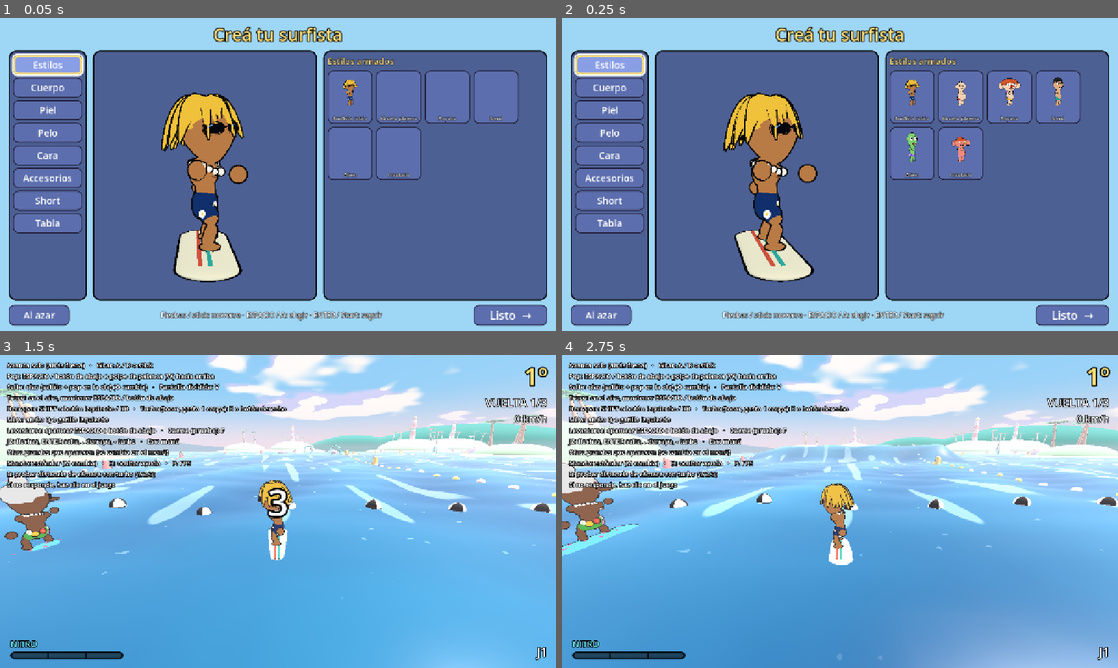
Above: before the commit, frames 1-4 (two rows, left to right).
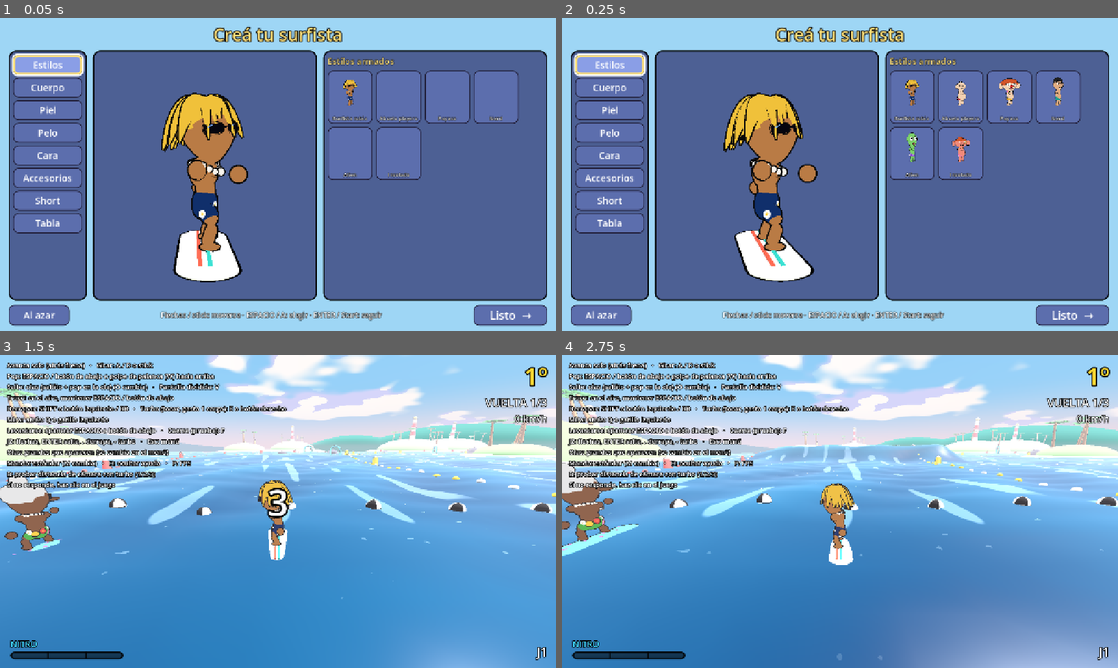
Above: after the commit, the same moments.

Repository: asimplesurfer/simplesurf
Game: Godot game, scene res://ui/menus/character_select.tscn
The game is run twice, just before and just after one commit, with the same random seed, the same clock (stepped at 60 frames per second) and the same inputs. Sound files missing from this copy of the repository are replaced by a short silence.
Inputs (mouse positions are in pixels of both pictures, inside the frame that each line leads up to):
- Up to frame 1 (0.05 s): no input
- Up to frame 2 (0.25 s): no input
- Up to frame 3 (1.5 s): tap Enter (ui_accept) at 0.5, 0.77 s; move the mouse to (400, 495) at 0.52 s; hold D (p1_right) 0.53-1.25 s; hold Space (p1_a) 0.53-1.25 s; click (400, 495) at 0.67 s; drag from (166, 527) to (250, 574) at 1.27 s
- Up to frame 4 (2.75 s): move the mouse to (895, 442) at 2.02 s; hold D (p1_right) from 2.03 s (still down); tap Shift (p1_drift) at 2.1 s

The runs differ from the first frame. In frame 1, 1.3% of the frame differs, in the area x 31-43%, y 68-84%; in frame 2, 1.3%; in frame 3, 42%, in the area x 0-100%, y 4-100%; in frame 4, 34%.

Commit message:
Vuelta atrás de la paleta pastel (salvo cielo y menú)
- Vuelven a como estaban: el agua, la luz (sol y ambiente), los colores
  de islas, boyas, círculos, rocas, atolón y modo libre, el HUD, la
  pantalla de resultados y la compensación de luz de los materiales.
- Se quedan: el cielo pastel, el menú y el color de la bruma lejana (tiene
  que ser igual al horizonte del cielo para que no se vea un corte).
- palette.gd queda solo con los colores del menú.

Co-Authored-By: Claude Opus 5.5 <noreply@anthropic.com>
Claude-Session: https://claude.ai/code/session_0158oNfJa2g5qsqyuATh8Mjh

Diff:
--- a/core/visual/palette.gd
+++ b/core/visual/palette.gd
@@ -1,34 +1,10 @@
 class_name Palette
 extends RefCounted
-## Paleta del juego: tonos pastel de playa y verano (suaves, claros, que se
-## lleven bien entre sí). Todo lo que tiene color propio lo toma de acá, así
-## se ajusta en un solo lugar. (La tormenta usa sus propios tonos grises: ver
-## storm.gd.)
+## Colores del menú (creador de personaje y armado de partida): tonos suaves
+## de playa, en un solo lugar para ajustarlos fácil.
 
-# Playa e islas
-const SAND := Color(0.98, 0.83, 0.64)
-const GRASS := Color(0.6, 0.87, 0.62)
-const LEAVES := Color(0.42, 0.78, 0.56)
-const TRUNK := Color(0.84, 0.66, 0.52)
-const ROCK := Color(0.62, 0.63, 0.74)
-const VOLCANO := Color(0.66, 0.56, 0.58)
-const LAVA := Color(1.0, 0.6, 0.45)
-const STONE := Color(0.76, 0.7, 0.72)
-const MOSS := Color(0.55, 0.8, 0.6)
-const WOOD := Color(0.72, 0.55, 0.45)
-const SAIL := Color(1.0, 0.96, 0.9)
-
-# Colores vivos pero suaves (boyas, círculos, carteles)
-const WHITE := Color(1.0, 0.98, 0.96)
-const CORAL := Color(1.0, 0.56, 0.55)
+## Amarillo de títulos y del cuadrado elegido.
 const BUTTER := Color(1.0, 0.88, 0.48)
-const AQUA := Color(0.42, 0.9, 0.92)
-const PEACH := Color(1.0, 0.72, 0.52)
-const LILAC := Color(0.76, 0.68, 0.98)
-const PINK := Color(1.0, 0.66, 0.82)
-const MINT := Color(0.58, 0.95, 0.74)
-
-# Interfaz (menú, HUD)
 const UI_SKY := Color(0.62, 0.84, 0.96)
 const UI_PANEL := Color(0.25, 0.3, 0.52, 0.86)
 const UI_TILE := Color(0.36, 0.43, 0.68)
--- a/core/visual/toon_material.gd
+++ b/core/visual/toon_material.gd
@@ -5,17 +5,10 @@
 const OUTLINE_SHADER := preload("res://assets/shaders/outline.gdshader")
 
 
-## Cuánto ilumina la escena de día (sol + luz ambiente) la cara iluminada de un
-## objeto. El color que se pide es el que se VE iluminado: se divide por esto,
-## así los tonos pastel no se queman a blanco.
-const LIT := 1.35
-
-
 ## Material con sombreado tipo cartoon y contorno. outline_width = 0 lo quita.
-## `color` es como se ve con luz de día.
 static func make(color: Color, outline_width: float = 0.035) -> StandardMaterial3D:
 	var m := StandardMaterial3D.new()
-	m.albedo_color = Color(color.r / LIT, color.g / LIT, color.b / LIT, color.a)
+	m.albedo_color = color
 	m.diffuse_mode = BaseMaterial3D.DIFFUSE_TOON
 	m.specular_mode = BaseMaterial3D.SPECULAR_TOON
 	m.roughness = 0.8
--- a/main.tscn
+++ b/main.tscn
@@ -19,8 +19,8 @@
 background_mode = 2
 sky = SubResource("Sky_tropical")
 ambient_light_source = 2
-ambient_light_color = Color(0.92, 0.9, 1, 1)
-ambient_light_energy = 0.6
+ambient_light_color = Color(0.75, 0.88, 1, 1)
+ambient_light_energy = 0.45
 reflected_light_source = 1
 fog_enabled = true
 fog_light_color = Color(0.93, 0.9, 0.96, 1)
@@ -34,8 +34,7 @@
 
 [node name="Sun" type="DirectionalLight3D" parent="."]
 rotation = Vector3(-0.96, 0.61, 0)
-light_color = Color(1, 0.97, 0.92, 1)
-light_energy = 0.85
+light_energy = 1.1
 shadow_enabled = true
 directional_shadow_max_distance = 50.0
 
--- a/sandbox.tscn
+++ b/sandbox.tscn
@@ -18,8 +18,8 @@
 background_mode = 2
 sky = SubResource("Sky_tropical")
 ambient_light_source = 2
-ambient_light_color = Color(0.92, 0.9, 1, 1)
-ambient_light_energy = 0.6
+ambient_light_color = Color(0.75, 0.88, 1, 1)
+ambient_light_energy = 0.45
 reflected_light_source = 1
 fog_enabled = true
 fog_light_color = Color(0.93, 0.9, 0.96, 1)
@@ -33,8 +33,7 @@
 
 [node name="Sun" type="DirectionalLight3D" parent="."]
 rotation = Vector3(-0.96, 0.61, 0)
-light_color = Color(1, 0.97, 0.92, 1)
-light_energy = 0.85
+light_energy = 1.1
 shadow_enabled = true
 directional_shadow_max_distance = 50.0
 
--- a/ui/hud/hud.gd
+++ b/ui/hud/hud.gd
@@ -6,9 +6,9 @@
 
 @export var rider_path: NodePath
 
-const PROMPT_COLOR := Palette.BUTTER
-const NITRO_COLOR := Palette.AQUA
-const BAD_COLOR := Palette.CORAL
+const PROMPT_COLOR := Color(1.0, 0.86, 0.2)
+const NITRO_COLOR := Color(0.25, 0.85, 1.0)
+const BAD_COLOR := Color(1.0, 0.4, 0.35)
 const SPEED_LINES_SHADER := preload("res://ui/shaders/speed_lines.gdshader")
 const SPLASH_SHADER := preload("res://ui/shaders/wave_splash.gdshader")
 ## Duración del efecto de atravesar una ola (s): golpe de agua y gotas que chorrean.
@@ -32,13 +32,13 @@
 
 ## Colores del contador de trucos: cuanto más vueltas, más "caliente".
 const TRICK_COLORS: Array[Color] = [
-	Palette.WHITE,
-	Palette.AQUA,
-	Palette.MINT,
-	Palette.BUTTER,
-	Palette.PEACH,
-	Palette.CORAL,
-	Palette.PINK,
+	Color(1.0, 1.0, 1.0),
+	Color(0.45, 0.9, 1.0),
+	Color(0.5, 1.0, 0.5),
+	Color(1.0, 0.9, 0.25),
+	Color(1.0, 0.6, 0.2),
+	Color(1.0, 0.32, 0.3),
+	Color(1.0, 0.35, 0.9),
 ]
 
 const COMPACT_SCALE := 0.6
@@ -262,7 +262,7 @@
 		_waves_box.visible = true
 		var level := GameSettings.sandbox_wave_level
 		for k in _wave_bars.size():
-			_wave_bars[k].color = Palette.AQUA if k < level else Color(0.0, 0.0, 0.0, 0.45)
+			_wave_bars[k].color = Color(0.3, 0.85, 1.0) if k < level else Color(0.0, 0.0, 0.0, 0.45)
 		_center_label.visible = _center_time > 0.0
 	elif _race():
 		var race := _race()
--- a/ui/race/results_panel.gd
+++ b/ui/race/results_panel.gd
@@ -42,7 +42,7 @@
 	_panel.offset_top = -170.0
 	_panel.offset_bottom = 170.0
 	var style := StyleBoxFlat.new()
-	style.bg_color = Palette.UI_PANEL
+	style.bg_color = Color(0.02, 0.1, 0.2, 0.85)
 	style.set_corner_radius_all(18)
 	style.set_border_width_all(4)
 	style.border_color = Color.BLACK
@@ -54,10 +54,10 @@
 	var box := VBoxContainer.new()
 	box.add_theme_constant_override("separation", 14)
 	_panel.add_child(box)
-	box.add_child(_label("Resultados", 44, Palette.BUTTER))
+	box.add_child(_label("Resultados", 44, Color(1.0, 0.86, 0.2)))
 	_list = _label("", 30, Color.WHITE)
 	box.add_child(_list)
-	box.add_child(_label("R o Start: otra carrera\nC o Esc: cambiar personaje", 18, Palette.UI_SOFT_TEXT))
+	box.add_child(_label("R o Start: otra carrera\nC o Esc: cambiar personaje", 18, Color(0.8, 0.9, 1.0)))
 
 
 func _label(text: String, font_size: int, color: Color) -> Label:
--- a/world/course/course_markers.gd
+++ b/world/course/course_markers.gd
@@ -56,8 +56,8 @@
 ## Bordes de la pista: una corchera continua a cada lado (flotadores cada
 ## pocos metros, de dos colores) y boyas grandes cada tanto para verlas de lejos.
 func _build_buoys() -> void:
-	var yellow := Palette.BUTTER
-	var red := Palette.CORAL
+	var yellow := Color(1.0, 0.82, 0.2)
+	var red := Color(0.95, 0.28, 0.25)
 	# Adentro (derecha del que corre) amarilla; afuera (izquierda) roja.
 	_add_rope(-half_width, yellow)
 	_add_rope(half_width, red)
@@ -92,7 +92,7 @@
 		var a := TAU * i / count
 		var p := track.position_at(a, lateral)
 		mm.set_instance_transform(i, Transform3D(Basis.IDENTITY, p))
-		mm.set_instance_color(i, color if (i / 2) % 2 == 0 else Palette.WHITE)
+		mm.set_instance_color(i, color if (i / 2) % 2 == 0 else Color(0.97, 0.97, 0.97))
 	var mmi := MultiMeshInstance3D.new()
 	mmi.name = "Rope"
 	mmi.multimesh = mm
@@ -117,7 +117,7 @@
 	top_mesh.height = 0.5
 	top_mesh.radial_segments = 8
 	top_mesh.rings = 4
-	top_mesh.material = ToonMaterial.make(Palette.WHITE, 0.03)
+	top_mesh.material = ToonMaterial.make(Color(0.97, 0.97, 0.97), 0.03)
 	# Todas las boyas de un borde en dos MultiMesh (base y punta): pocas
 	# llamadas de dibujo. Flotan igual que las corcheras.
 	var points: Array[Vector3] = []
@@ -162,7 +162,7 @@
 	pole_mesh.top_radius = 0.5
 	pole_mesh.bottom_radius = 0.6
 	pole_mesh.height = 11.0
-	pole_mesh.material = ToonMaterial.make(Palette.WHITE, 0.06)
+	pole_mesh.material = ToonMaterial.make(Color(0.95, 0.95, 0.95), 0.06)
 	for p in [inner, outer]:
 		var pole := MeshInstance3D.new()
 		pole.mesh = pole_mesh
--- a/world/island/island.gd
+++ b/world/island/island.gd
@@ -10,10 +10,10 @@
 ## Volcán: un cono de roca con lava en el cráter y humo (en vez de la loma).
 @export var volcano: bool = false
 
-const SAND := Palette.SAND
-const GRASS := Palette.GRASS
-const TRUNK := Palette.TRUNK
-const LEAVES := Palette.LEAVES
+const SAND := Color(0.98, 0.86, 0.6)
+const GRASS := Color(0.45, 0.78, 0.35)
+const TRUNK := Color(0.6, 0.42, 0.25)
+const LEAVES := Color(0.25, 0.65, 0.3)
 
 
 func _ready() -> void:
@@ -71,7 +71,7 @@
 	cone.bottom_radius = radius * 0.78
 	cone.height = radius * 0.95
 	cone.radial_segments = 32
-	cone.material = ToonMaterial.make(Palette.VOLCANO, 0.0)
+	cone.material = ToonMaterial.make(Color(0.42, 0.34, 0.3), 0.0)
 	var top_y := 0.6 + cone.height
 	_add_mesh(cone, Vector3(0.0, 0.6 + cone.height * 0.5, 0.0))
 	# Lava en el cráter (brilla aunque sea de noche).
@@ -81,7 +81,7 @@
 	lava.height = 0.6
 	var lava_mat := StandardMaterial3D.new()
 	lava_mat.shading_mode = BaseMaterial3D.SHADING_MODE_UNSHADED
-	lava_mat.albedo_color = Palette.LAVA
+	lava_mat.albedo_color = Color(1.0, 0.45, 0.1)
 	lava.material = lava_mat
 	_add_mesh(lava, Vector3(0.0, top_y - 0.1, 0.0))
 	# Chorros de lava bajando por la ladera.
@@ -212,7 +212,7 @@
 
 
 func _add_lighthouse(base: Vector3) -> void:
-	var colors := [Palette.WHITE, Palette.CORAL]
+	var colors := [Color(0.97, 0.97, 0.97), Color(0.9, 0.25, 0.25)]
 	var y := 0.0
 	for i in 5:
 		var seg := CylinderMesh.new()
@@ -225,5 +225,5 @@
 	var lamp := SphereMesh.new()
 	lamp.radius = 1.4
 	lamp.height = 2.8
-	lamp.material = ToonMaterial.make(Palette.BUTTER, 0.06)
+	lamp.material = ToonMaterial.make(Color(1.0, 0.9, 0.4), 0.06)
 	_add_mesh(lamp, base + Vector3(0.0, y + 0.8, 0.0))
--- a/world/maps/atoll_extras.gd
+++ b/world/maps/atoll_extras.gd
@@ -24,8 +24,8 @@
 	arch.name = "RockArch"
 	arch.position = Vector3(0.0, 0.0, -143.4)
 	course.add_child(arch)
-	var stone := ToonMaterial.make(Palette.STONE, 0.12)
-	var moss := ToonMaterial.make(Palette.MOSS, 0.12)
+	var stone := ToonMaterial.make(Color(0.5, 0.42, 0.36), 0.12)
+	var moss := ToonMaterial.make(Color(0.36, 0.55, 0.3), 0.12)
 	var arng := RandomNumberGenerator.new()
 	arng.seed = 77
 	var steps := 15
@@ -67,7 +67,7 @@
 	ship.position = at
 	ship.rotation = Vector3(0.18, 0.7, 0.35)
 	ship.scale = Vector3.ONE * 1.5
-	var wood := ToonMaterial.make(Palette.WOOD, 0.12)
+	var wood := ToonMaterial.make(Color(0.42, 0.27, 0.15), 0.12)
 	var hull := MeshInstance3D.new()
 	var cap := CapsuleMesh.new()
 	cap.radius = 3.0
@@ -90,7 +90,7 @@
 	var sail := MeshInstance3D.new()
 	var quad := BoxMesh.new()
 	quad.size = Vector3(5.0, 4.0, 0.1)
-	quad.material = ToonMaterial.make(Palette.SAIL, 0.08)
+	quad.material = ToonMaterial.make(Color(0.92, 0.88, 0.78), 0.08)
 	sail.mesh = quad
 	sail.position = Vector3(0.6, 7.0, -1.5)
 	sail.rotation = Vector3(0.0, 0.3, 0.3)
@@ -98,7 +98,7 @@
 	var flag := MeshInstance3D.new()
 	var fq := BoxMesh.new()
 	fq.size = Vector3(1.6, 1.0, 0.05)
-	fq.material = ToonMaterial.make(Palette.UI_INK, 0.0)
+	fq.material = ToonMaterial.make(Color(0.08, 0.08, 0.1), 0.0)
 	flag.mesh = fq
 	flag.position = Vector3(1.9, 10.4, -1.5)
 	ship.add_child(flag)
--- a/world/nitro_ring.gd
+++ b/world/nitro_ring.gd
@@ -7,7 +7,7 @@
 ## Segundos antes de que el mismo Rider pueda volver a agarrarlo.
 @export var cooldown: float = 2.0
 
-const COLOR := Palette.AQUA
+const COLOR := Color(0.25, 0.9, 1.0)
 
 var _ring: MeshInstance3D
 var _cooldowns: Dictionary = {}
--- a/world/rock.gd
+++ b/world/rock.gd
@@ -7,7 +7,7 @@
 @export var height: float = 2.4
 @export var rock_seed: int = 0
 
-const COLOR := Palette.ROCK
+const COLOR := Color(0.32, 0.33, 0.36)
 
 
 func _ready() -> void:
--- a/world/sandbox_world.gd
+++ b/world/sandbox_world.gd
@@ -14,10 +14,10 @@
 const RING_COUNT := 14
 const GEYSER_CENTER := Vector2(-165.0, 70.0)
 
-const RED := Palette.CORAL
-const YELLOW := Palette.BUTTER
-const CYAN := Palette.AQUA
-const ORANGE := Palette.PEACH
+const RED := Color(0.95, 0.28, 0.25)
+const YELLOW := Color(1.0, 0.85, 0.2)
+const CYAN := Color(0.25, 0.9, 1.0)
+const ORANGE := Color(1.0, 0.55, 0.15)
 
 var rings: Array[NitroRing] = []
 var geysers: Array[Geyser] = []
@@ -82,7 +82,7 @@
 		geysers.append(g)
 	for k in 16:
 		var a := TAU * k / 16.0
-		_add_buoy(GEYSER_CENTER + Vector2(cos(a), sin(a)) * 34.0, ORANGE if k % 2 == 0 else Palette.WHITE)
+		_add_buoy(GEYSER_CENTER + Vector2(cos(a), sin(a)) * 34.0, ORANGE if k % 2 == 0 else Color(0.97, 0.97, 0.97))
 
 
 func _add_buoy(at: Vector2, color: Color) -> void:
@@ -105,7 +105,7 @@
 	sph.height = 0.56
 	sph.radial_segments = 8
 	sph.rings = 4
-	sph.material = ToonMaterial.make(Palette.WHITE, 0.03)
+	sph.material = ToonMaterial.make(Color(0.97, 0.97, 0.97), 0.03)
 	top.mesh = sph
 	top.position.y = 1.45
 	buoy.add_child(top)
@@ -123,7 +123,7 @@
 	base.top_radius = 1.4
 	base.bottom_radius = 1.8
 	base.height = 1.2
-	base.material = ToonMaterial.make(Palette.WHITE, 0.05)
+	base.material = ToonMaterial.make(Color(0.97, 0.97, 0.97), 0.05)
 	float_mesh.mesh = base
 	float_mesh.position.y = 0.3
 	tower.add_child(float_mesh)
--- a/world/storm.gd
+++ b/world/storm.gd
@@ -256,9 +256,6 @@
 	_set_water(mat, "rising_color", Color(0.03, 0.1, 0.17))
 	_set_water(mat, "sky_tint", Color(0.5, 0.55, 0.62))
 	_set_water(mat, "glow_strength", 0.15)
-	# Tonos propios de la tormenta (no dependen de los del día).
-	_set_water(mat, "glow_color", Color(0.25, 0.95, 0.8))
-	_set_water(mat, "foam_color", Color(0.93, 0.98, 1.0))
 	_set_water(mat, "sky_reflect", 0.6)
 	# Espuma solo en las crestas más altas (si no, el mar picado se llena de manchas).
 	_set_water(mat, "foam_height", 0.42 * CHOP_SCALE * 0.5)
--- a/world/water/water.gdshader
+++ b/world/water/water.gdshader
@@ -9,22 +9,22 @@
 #include "res://world/water/water_surface.gdshaderinc"
 // Pista (centro x, centro z, radio de adentro, radio de afuera). 0 = sin pista.
 uniform vec4 track_band = vec4(0.0);
-uniform vec3 outside_color : source_color = vec3(0.11, 0.28, 0.42);
+uniform vec3 outside_color : source_color = vec3(0.03, 0.15, 0.27);
 
-uniform vec3 deep_color : source_color = vec3(0.09, 0.28, 0.43);
-uniform vec3 shallow_color : source_color = vec3(0.19, 0.46, 0.58);
+uniform vec3 deep_color : source_color = vec3(0.03, 0.2, 0.34);
+uniform vec3 shallow_color : source_color = vec3(0.08, 0.35, 0.48);
 uniform vec3 foam_color : source_color = vec3(0.93, 0.98, 1.0);
 uniform float foam_height = 0.42;
-uniform vec3 wave_color : source_color = vec3(0.32, 0.66, 0.7);
+uniform vec3 wave_color : source_color = vec3(0.14, 0.55, 0.6);
 // Agua donde se está por levantar una ola (más oscura, como una sombra).
-uniform vec3 rising_color : source_color = vec3(0.1, 0.26, 0.4);
+uniform vec3 rising_color : source_color = vec3(0.02, 0.14, 0.28);
 // Luz que atraviesa la parte fina de la ola (cerca de la cresta).
-uniform vec3 glow_color : source_color = vec3(0.6, 1.0, 0.9);
+uniform vec3 glow_color : source_color = vec3(0.25, 0.95, 0.8);
 uniform float glow_strength = 0.25;
 // Color del cielo que se refleja en ángulos rasantes.
-uniform vec3 sky_tint : source_color = vec3(0.72, 0.8, 0.92);
+uniform vec3 sky_tint : source_color = vec3(0.6, 0.76, 0.86);
 // Cuánto refleja el cielo en ángulos rasantes (la tormenta usa 0,6).
-uniform float sky_reflect = 0.36;
+uniform float sky_reflect = 0.42;
 // Lluvia pegando en el mar (0 = no llueve): circulitos que se abren donde cae
 // una gota, con un puntito de salpicadura al principio.
 uniform float rain_ripples = 0.0;
